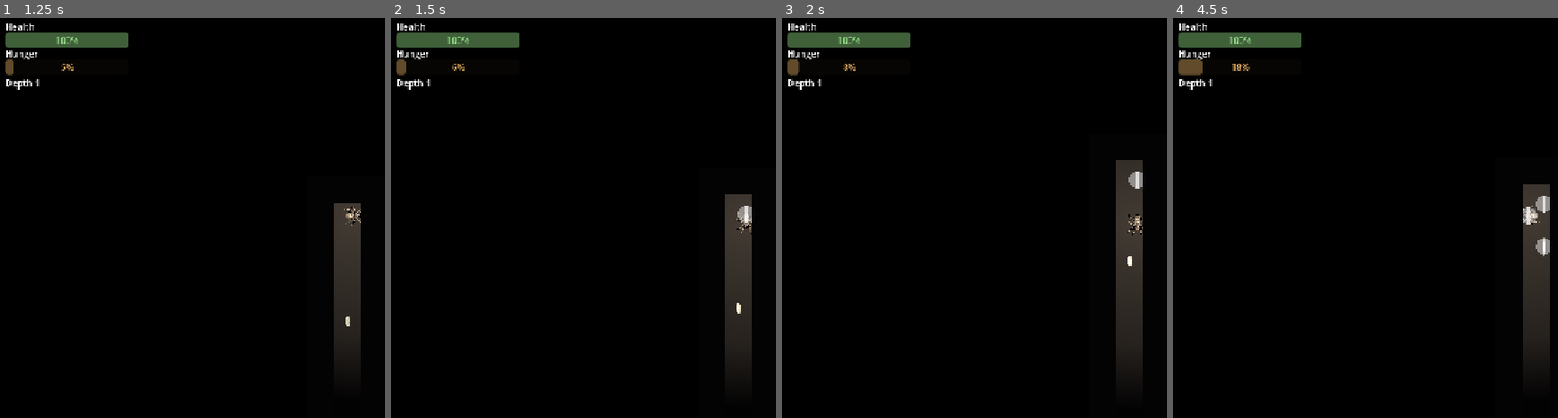
Above: before the commit, frames 1-4 (left to right).
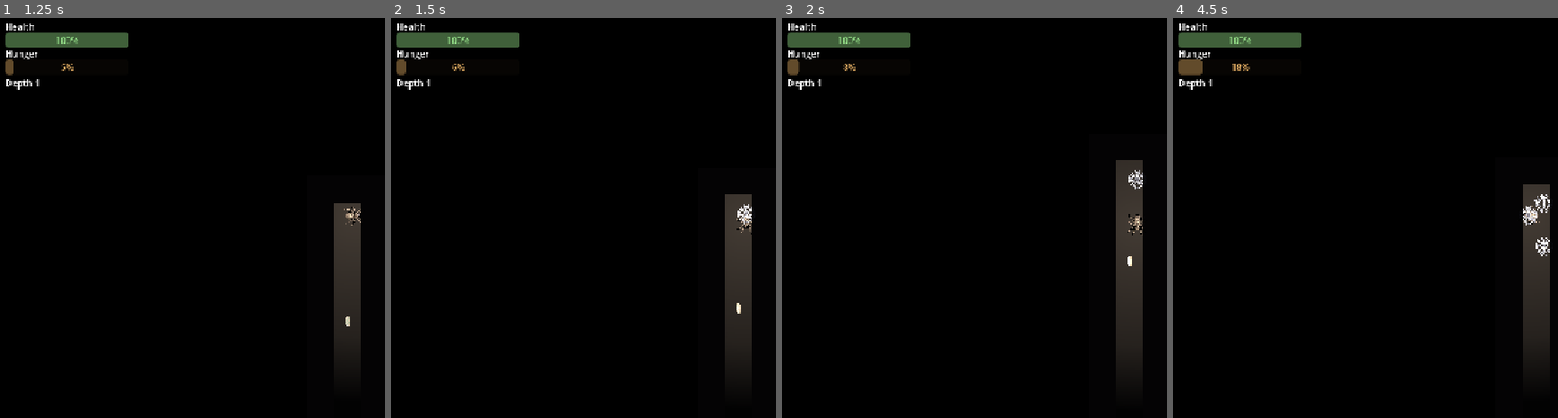
Above: after the commit, the same moments.

Repository: ehix/burrow
Game: Godot game, scene res://world/world.tscn
The game is run twice, just before and just after one commit, with the same random seed, the same clock (stepped at 60 frames per second) and the same inputs.
Inputs (mouse positions are in pixels of both pictures, inside the frame that each line leads up to):
- Up to frame 1 (1.25 s): move the mouse to (outside the picture) at 0.52 s; hold D (move_right) from 0.53 s (still down); hold Space (fire) from 0.53 s (still down)
- Up to frame 2 (1.5 s): move the mouse to (602, 234) at 1.27 s; release D (move_right) at 1.28 s; release Space (fire) at 1.28 s; hold S (move_down) from 1.28 s (still down); tap E (place_trap) at 1.35 s
- Up to frame 3 (2 s): keep holding S (move_down)
- Up to frame 4 (4.5 s): move the mouse to (outside the picture) at 2.02 s; release S (move_down) at 2.03 s; hold D (move_right) 2.03-2.78 s; hold Space (fire) 2.03-2.78 s; move the mouse to (1492, 298) at 2.77 s; hold W (move_up) 2.78-3.53 s; tap E (place_trap) at 2.85, 4.35 s; move the mouse to (outside the picture) at 3.52 s; hold Space (fire) 3.53-4.28 s; hold A (move_left) from 3.53 s (still down); move the mouse to (1311, 154) at 4.27 s

Frame 1 is identical in both runs. In frame 2, 0.1% of the frame differs, in the area x 89-94%, y 46-52%; in frame 3, 0.1%; in frame 4, 0.4%, in the area x 90-98%, y 44-60%.

Commit message:
Add web shot + web trap sprites (SpriteCook)
Final slice-1 props, generated with gpt-image-2 (low quality, 2 credits each):
- Web shot silk blob -> web_shot.tscn Sprite2D.
- Circular web snare -> web_trap.tscn Sprite2D (replaces the placeholder
  polygon web).

All six slice-1 sprites now in place. Verified: scenes import and the game
boots error-free with the props wired in. Tracked in spritecook-assets.json.

Co-Authored-By: Claude Opus 4.8 <noreply@anthropic.com>
Claude-Session: https://claude.ai/code/session_014WhKpuzmfoxFtBrc5icJUK

Diff:
--- a/entities/web/web_shot.tscn
+++ b/entities/web/web_shot.tscn
@@ -1,6 +1,7 @@
-[gd_scene load_steps=3 format=3]
+[gd_scene load_steps=4 format=3]
 
 [ext_resource type="Script" path="res://entities/web/web_shot.gd" id="1_shot"]
+[ext_resource type="Texture2D" uid="uid://clxc7iralhr84" path="res://assets/sprites/web_shot.png" id="2_shot_tex"]
 
 [sub_resource type="CircleShape2D" id="CircleShape2D_shot"]
 radius = 4.0
@@ -13,6 +14,7 @@
 [node name="CollisionShape2D" type="CollisionShape2D" parent="."]
 shape = SubResource("CircleShape2D_shot")
 
-[node name="Visual" type="Polygon2D" parent="."]
-color = Color(0.92, 0.92, 0.85, 0.9)
-polygon = PackedVector2Array(5, 0, 0, 3, -4, 0, 0, -3)
+[node name="Visual" type="Sprite2D" parent="."]
+texture_filter = 1
+scale = Vector2(0.3, 0.3)
+texture = ExtResource("2_shot_tex")
--- a/entities/web/web_trap.tscn
+++ b/entities/web/web_trap.tscn
@@ -1,6 +1,7 @@
-[gd_scene load_steps=4 format=3]
+[gd_scene load_steps=5 format=3]
 
 [ext_resource type="Script" path="res://entities/web/web_trap.gd" id="1_trap"]
+[ext_resource type="Texture2D" uid="uid://cgme8yu4ka4xb" path="res://assets/sprites/web_trap.png" id="2_trap_tex"]
 
 [sub_resource type="CircleShape2D" id="CircleShape2D_block"]
 radius = 11.0
@@ -16,13 +17,10 @@
 [node name="BlockShape" type="CollisionShape2D" parent="."]
 shape = SubResource("CircleShape2D_block")
 
-[node name="Visual" type="Polygon2D" parent="."]
-color = Color(0.85, 0.87, 0.9, 0.45)
-polygon = PackedVector2Array(16, 0, 11, 11, 0, 16, -11, 11, -16, 0, -11, -11, 0, -16, 11, -11)
-
-[node name="CrossVisual" type="Polygon2D" parent="."]
-color = Color(0.95, 0.96, 1, 0.7)
-polygon = PackedVector2Array(2, -15, 2, 15, -2, 15, -2, -15)
+[node name="Visual" type="Sprite2D" parent="."]
+texture_filter = 1
+scale = Vector2(0.3, 0.3)
+texture = ExtResource("2_trap_tex")
 
 [node name="CatchArea" type="Area2D" parent="."]
 collision_layer = 0
--- a/spritecook-assets.json
+++ b/spritecook-assets.json
@@ -27,6 +27,26 @@
       "model": "gemini-3.1-flash-lite-image",
       "local": "assets/sprites/larva.png",
       "notes": "Wandering larva/grub. Faces east."
+    },
+    {
+      "asset_id": "8befbc5f-d9fe-46a3-9189-f1988c352a7e",
+      "label": "web-shot",
+      "role": "web_shot",
+      "sha12": "bad2819f6977",
+      "model": "gpt-image-2",
+      "quality": "low",
+      "local": "assets/sprites/web_shot.png",
+      "notes": "Silk projectile blob."
+    },
+    {
+      "asset_id": "133f3d2a-3d55-4248-b2f1-f1d82d801272",
+      "label": "web-trap",
+      "role": "web_trap",
+      "sha12": "7cba344e867a",
+      "model": "gpt-image-2",
+      "quality": "low",
+      "local": "assets/sprites/web_trap.png",
+      "notes": "Circular web snare."
     }
   ]
 }
Binary file added: assets/sprites/web_shot.png
Not shown, added: assets/sprites/web_shot.png.import
Binary file added: assets/sprites/web_trap.png
Not shown, added: assets/sprites/web_trap.png.import
